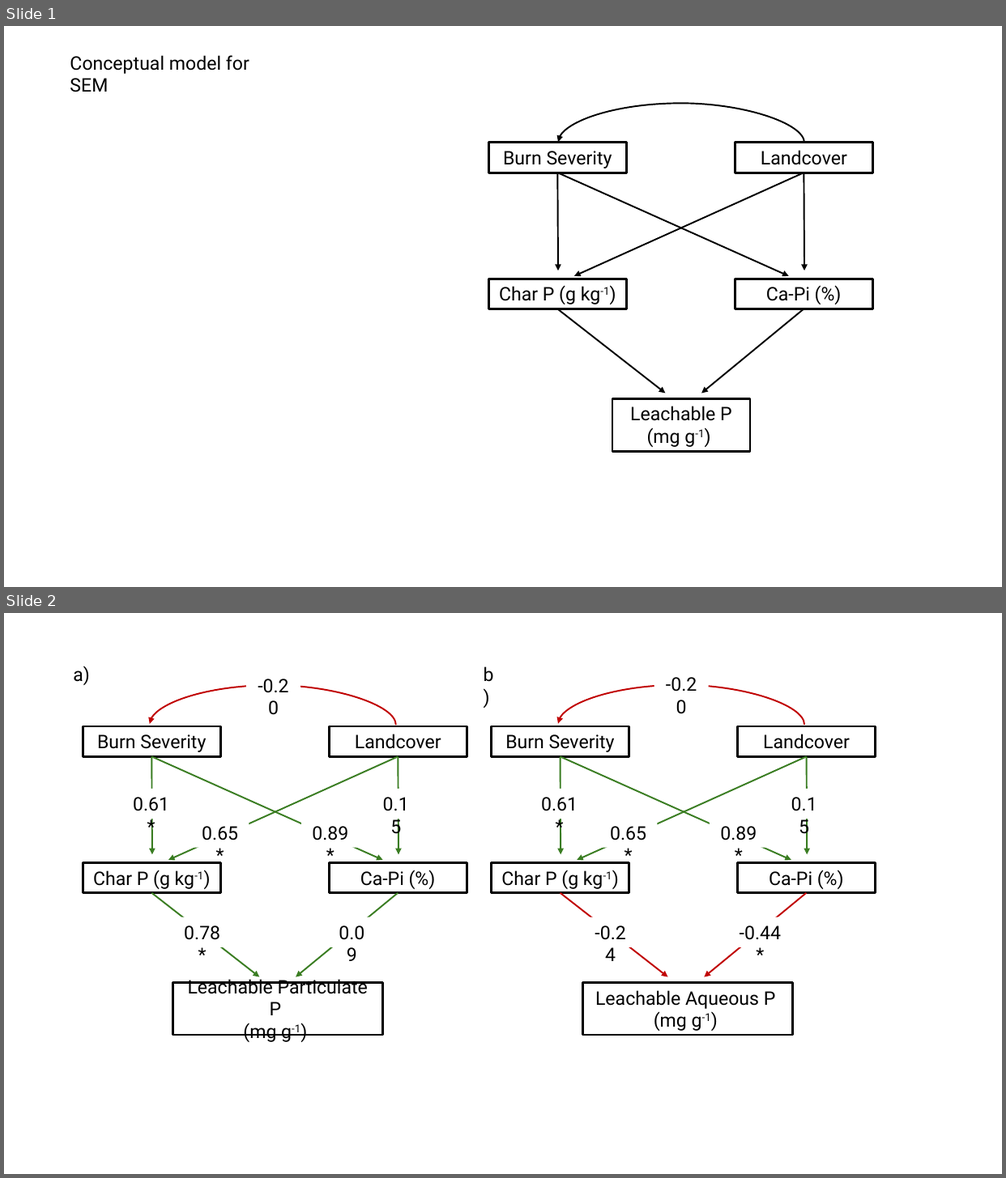
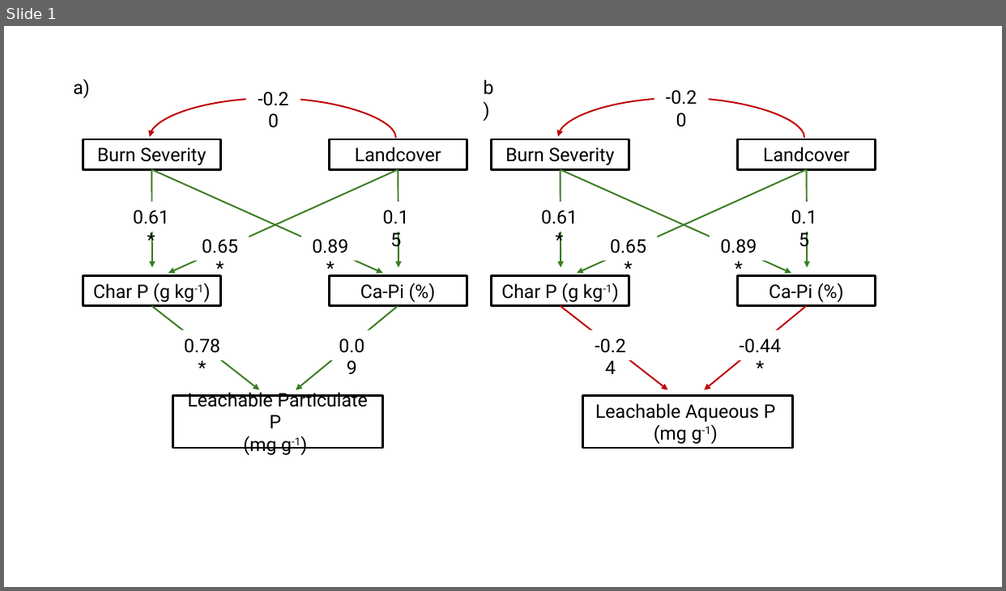
Before and after one commit to river-corridors-sfa/rcsfa-RC3-BSLE_P, a slide deck: figures/Path_Analysis.pptx. Shown one above the other, each under a label of ours: slides 1 and 2 before the commit, slide 1 after it. The pictures are 1006x1178 and 1006x591 pixels, drawn with LibreOffice and Linux fonts; fonts in the diff are those of the drawing. Boxes give left, top, right and bottom in pixels: in the first picture for what was removed or moved away, otherwise in the second. Text is boxed around its words. In the diff, an @@ line names an element or a change of style, - is before the commit and + after.

```diff
--- a/figures/Path_Analysis.pptx
+++ b/figures/Path_Analysis.pptx
@@ slide 1 removed at <box>4,26,1002,587</box>, background #FFFFFF @@
@@ text removed at <box>70,55,249,92</box> @@
-Conceptual model for SEM
@@ curved arrow removed from (804, 143) to (558, 142) @@
@@ rectangle removed at <box>489,143,627,173</box> @@
-Burn Severity
@@ rectangle removed at <box>735,143,872,173</box> @@
-Landcover
@@ arrow removed from (558, 173) to (558, 271) @@
@@ arrow removed from (558, 173) to (789, 276) @@
@@ arrow removed from (804, 173) to (574, 276) @@
@@ arrow removed from (804, 173) to (804, 271) @@
@@ rectangle removed at <box>489,279,627,309</box> @@
-Char P (g kg-1)
@@ rectangle removed at <box>735,279,872,309</box> @@
-Ca-Pi (%)
@@ arrow removed from (558, 309) to (666, 394) @@
@@ arrow removed from (803, 309) to (701, 394) @@
@@ rectangle removed at <box>612,399,750,452</box> @@
-Leachable P (mg g-1)
@@ what was slide 2 is now slide 1 @@
```
Also in this commit, not shown: 21 other files.
